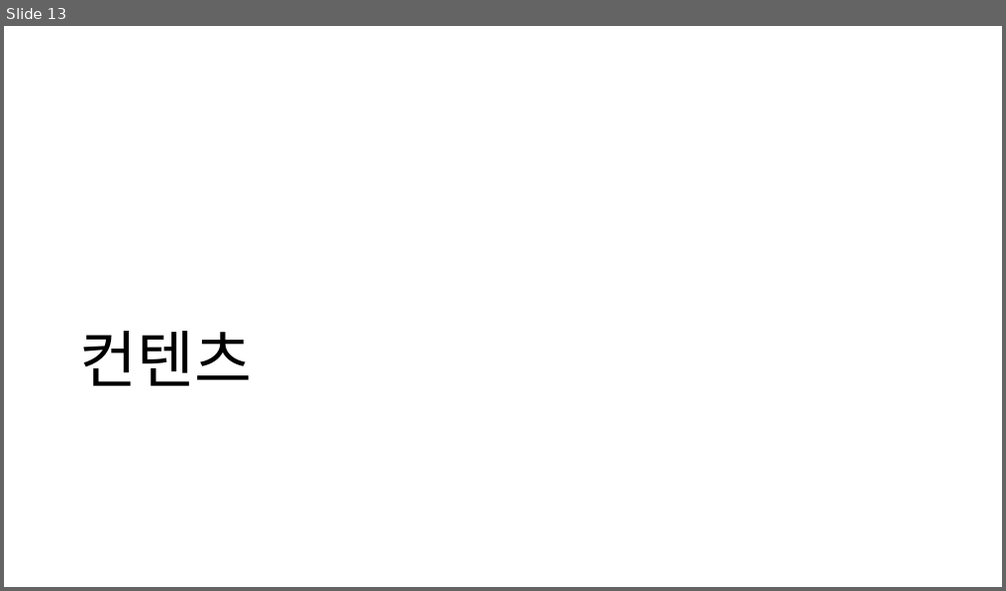
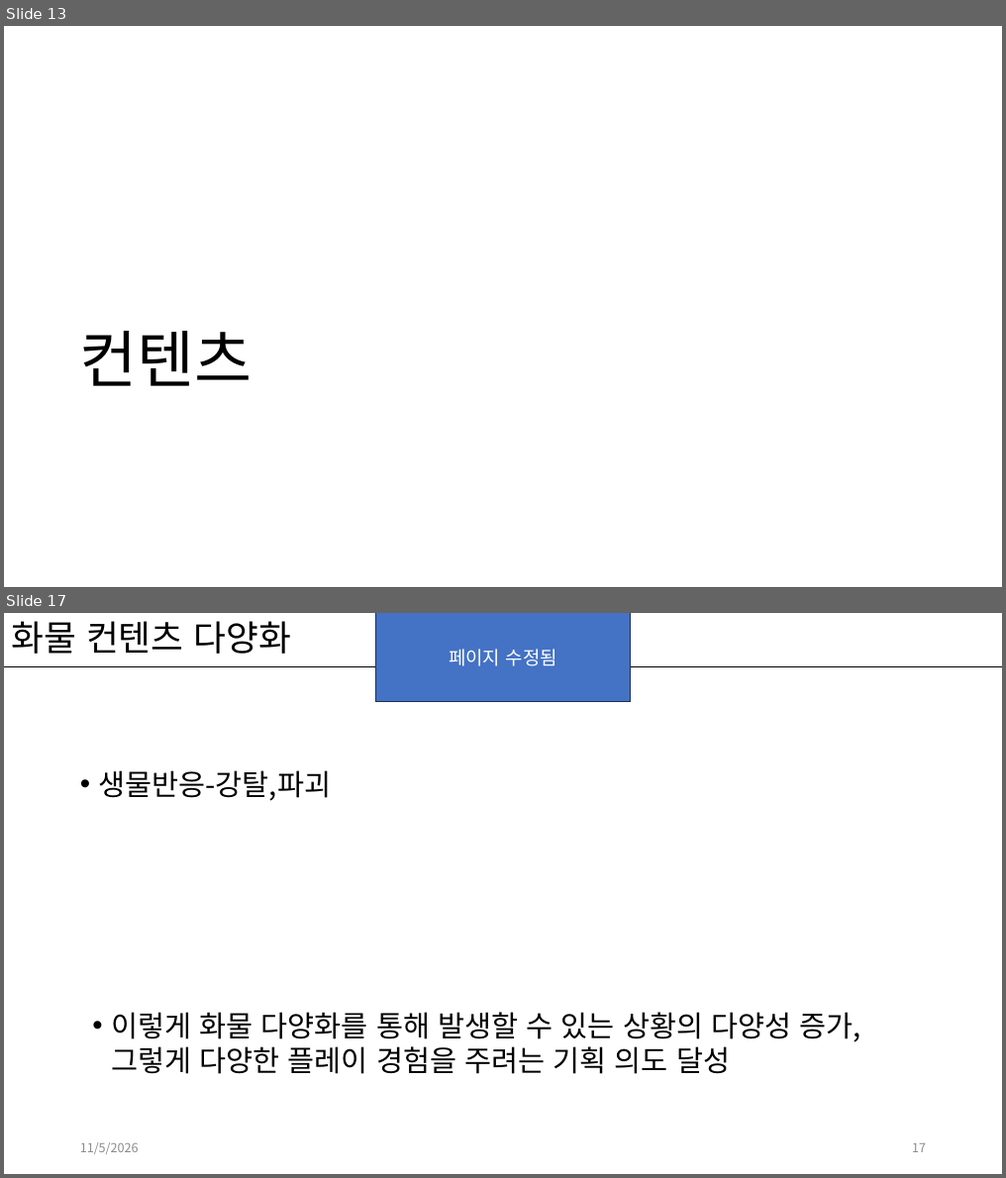
Before and after one commit to kwakyerin/2026_Graduation_Project, a slide deck: documents/HyunahKwon/01_works/01_designing/01_for_teammates/배트와 달트_기획.pptx. Shown one above the other, each under a label of ours: slide 13 before the commit, slides 13 and 17 after it; the slides between them are not shown. The pictures are 1006x591 and 1006x1178 pixels, drawn with LibreOffice and Linux fonts; fonts in the diff are those of the drawing. Boxes give left, top, right and bottom in pixels: in the first picture for what was removed or moved away, otherwise in the second. Text is boxed around its words. In the diff, an @@ line names an element or a change of style, - is before the commit and + after.

Commit message:
기획서 전체 개편 중

```diff
--- a/documents/HyunahKwon/01_works/01_designing/01_for_teammates/배트와 달트_기획.pptx
+++ b/documents/HyunahKwon/01_works/01_designing/01_for_teammates/배트와 달트_기획.pptx
@@ slide 17 added at (4, 613, 1002, 1174), background #FFFFFF @@
@@ title added at (12, 621, 291, 654), 34 pt, text #000000 @@
+화물 컨텐츠 다양화
@@ rectangle added at (375, 613, 631, 701), fill #4472C4, outline #1E3256 1 pt, 18 pt, text #FFFFFF @@
+페이지 수정됨
@@ line added from (4, 666) to (1002, 666), #000000 1 pt @@
@@ text added at (99, 770, 331, 801), 28 pt, text #000000 @@
+• 생물반응-강탈,파괴
@@ text added at (111, 1012, 861, 1074), 28 pt, text #000000 @@
+• 이렇게 화물 다양화를 통해 발생할 수 있는 상황의 다양성 증가, 그렇게 다양한 플레이 경험을 주려는 기획 의도 달성
@@ text added at (80, 1143, 139, 1155), 12 pt, text #8C8C8C @@
+11/5/2026
@@ page number added at (912, 1144, 926, 1153), 12 pt, text #8C8C8C @@
+17
```
Also in this commit, not shown: 80 slides changed, 13 other slides added, 4 slides removed, 8 other files.
